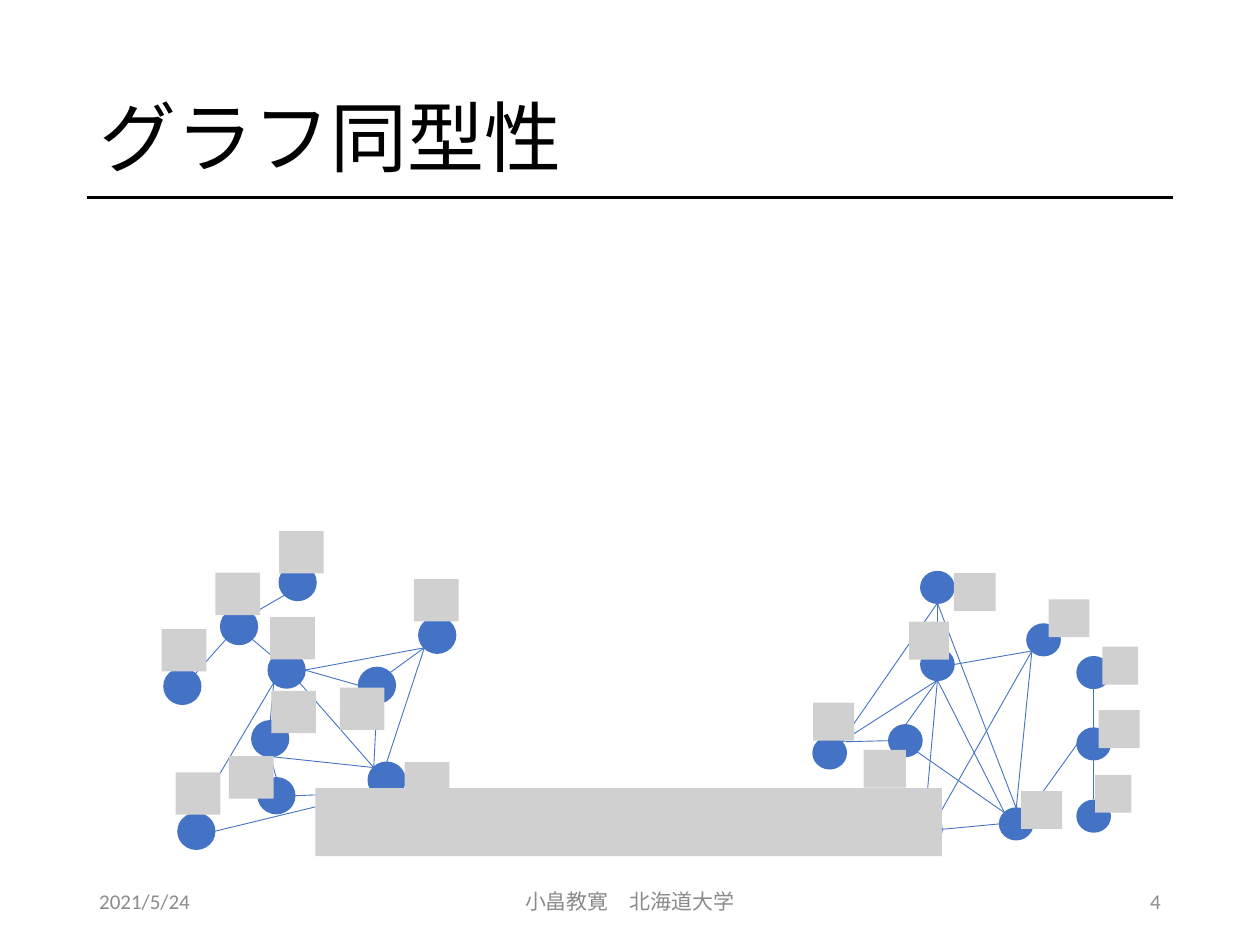
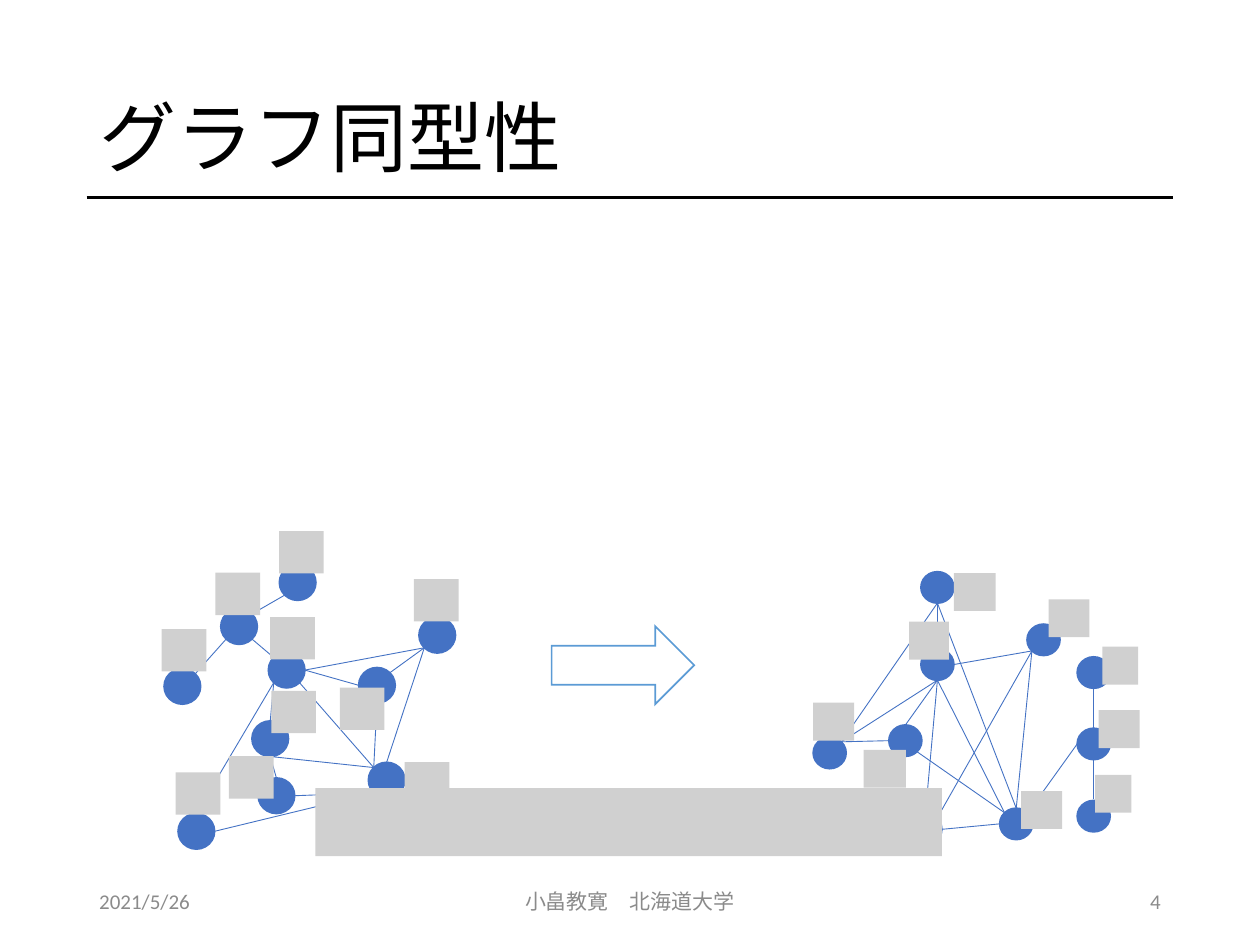
Before and after one commit to obatakyoukan/isomorphism, a slide deck: slide 4 of Isomorphism.pptx. Drawn at 1260x945 pixels with LibreOffice and Linux fonts; fonts in the diff are those of the drawing; grey boxes stand for pictures. Boxes give left, top, right and bottom in pixels: in the first picture for what was removed or moved away, otherwise in the second. Text is boxed around its words. In the diff, an @@ line names an element or a change of style, - is before the commit and + after.

```diff
--- a/Isomorphism.pptx
+++ b/Isomorphism.pptx
@@ right arrow added at (552, 626, 694, 704), outline #5B9BD5 1 pt @@
@@ text at (99, 894, 190, 910): text changed @@
-2021/5/24
+2021/5/26
```
Also in this commit, not shown: 19 other slides changed, 13 slides added.
